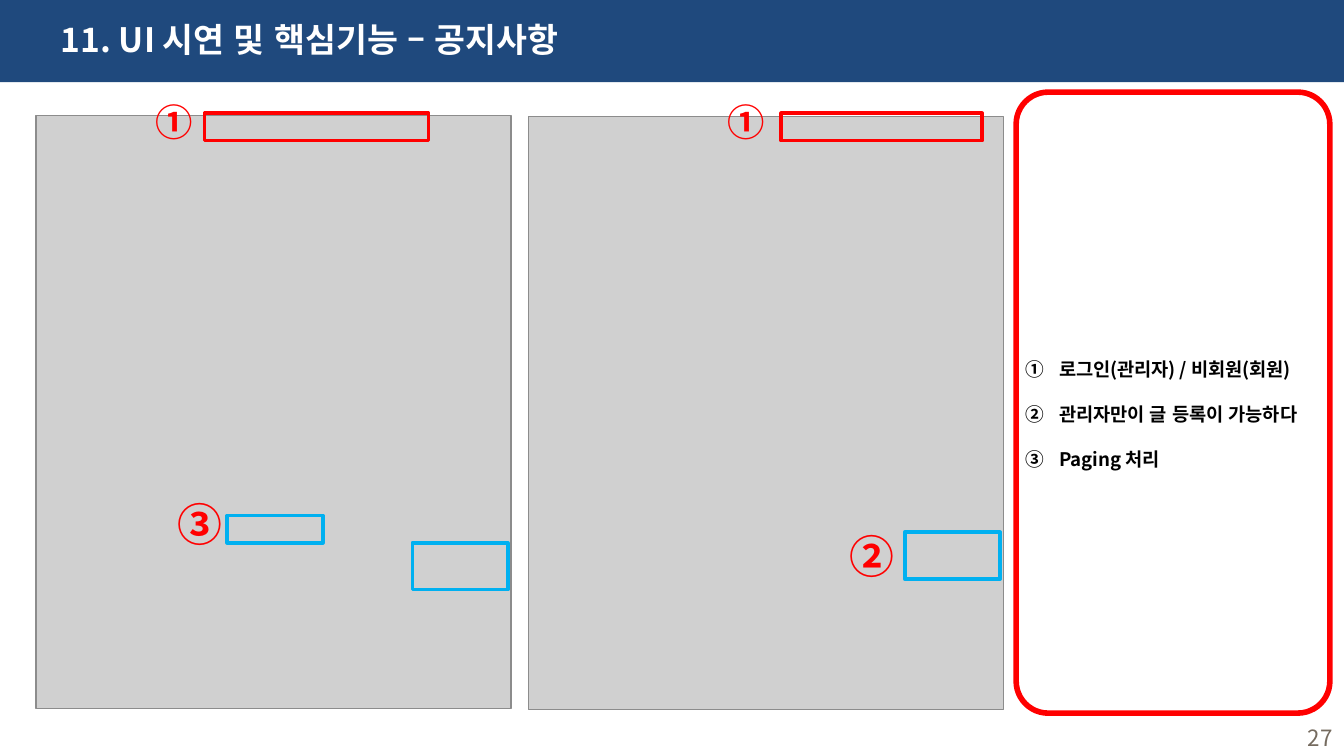
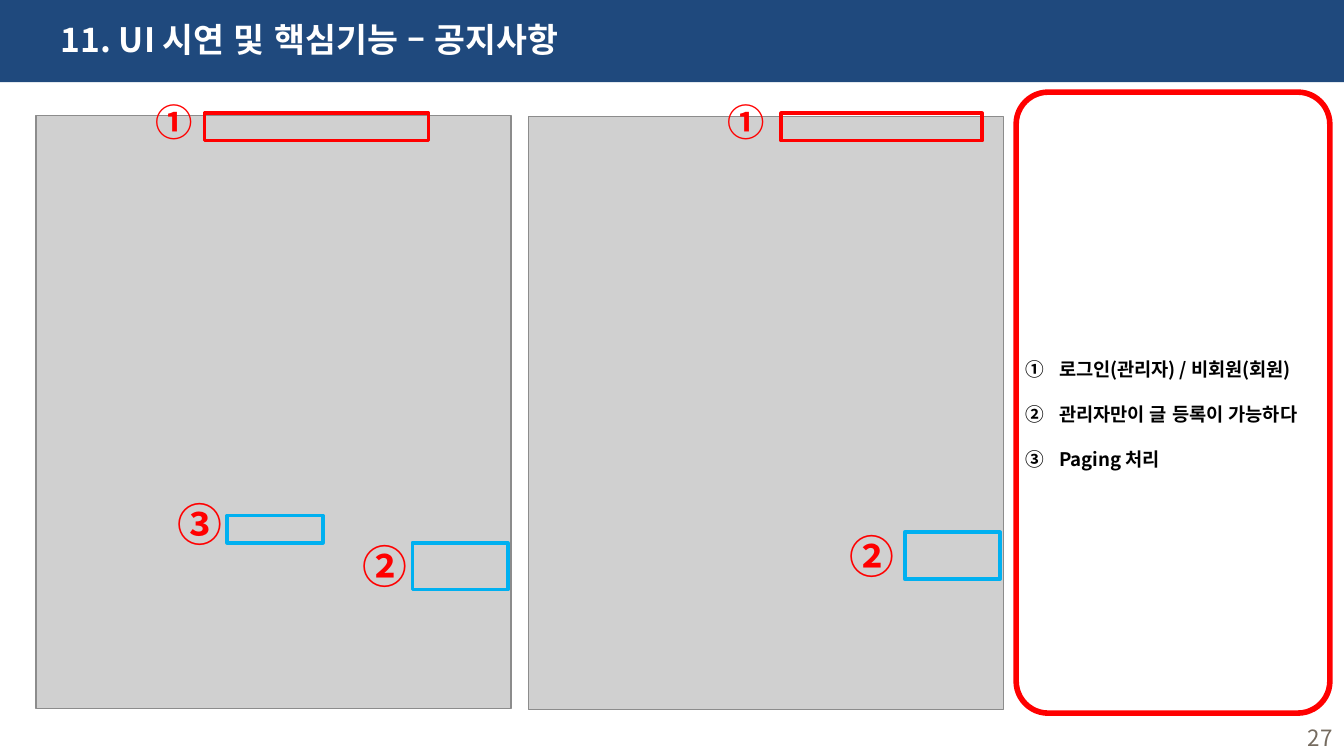
Before and after one commit to haryoung1/1st-dentalproject, a slide deck: slide 27 of 0317_치카치카치과.pptx. Drawn at 1344x756 pixels with LibreOffice and Linux fonts; fonts in the diff are those of the drawing; grey boxes stand for pictures. Boxes give left, top, right and bottom in pixels: in the first picture for what was removed or moved away, otherwise in the second. Text is boxed around its words. In the diff, an @@ line names an element or a change of style, - is before the commit and + after.

```diff
--- a/0317_치카치카치과.pptx
+++ b/0317_치카치카치과.pptx
@@ text added at <box>363,545,408,587</box>, 24 pt, text #FF0000, bold @@
+②
```
Also in this commit, not shown: 6 other slides changed, 1 slide removed, 26 other files.
